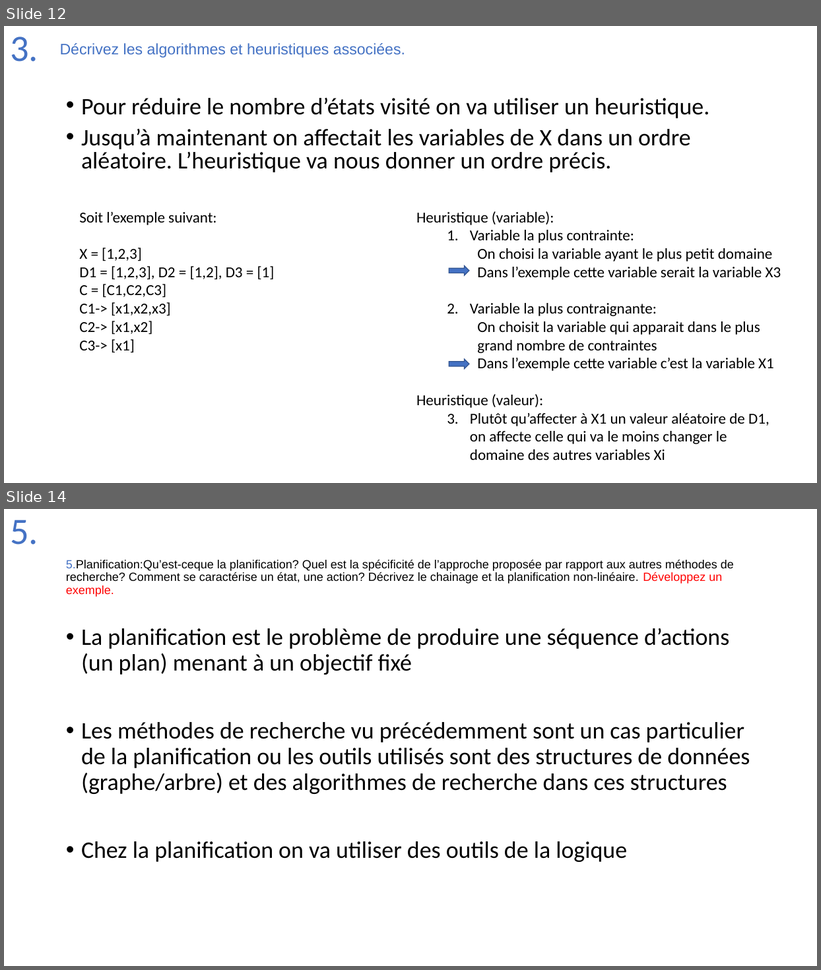
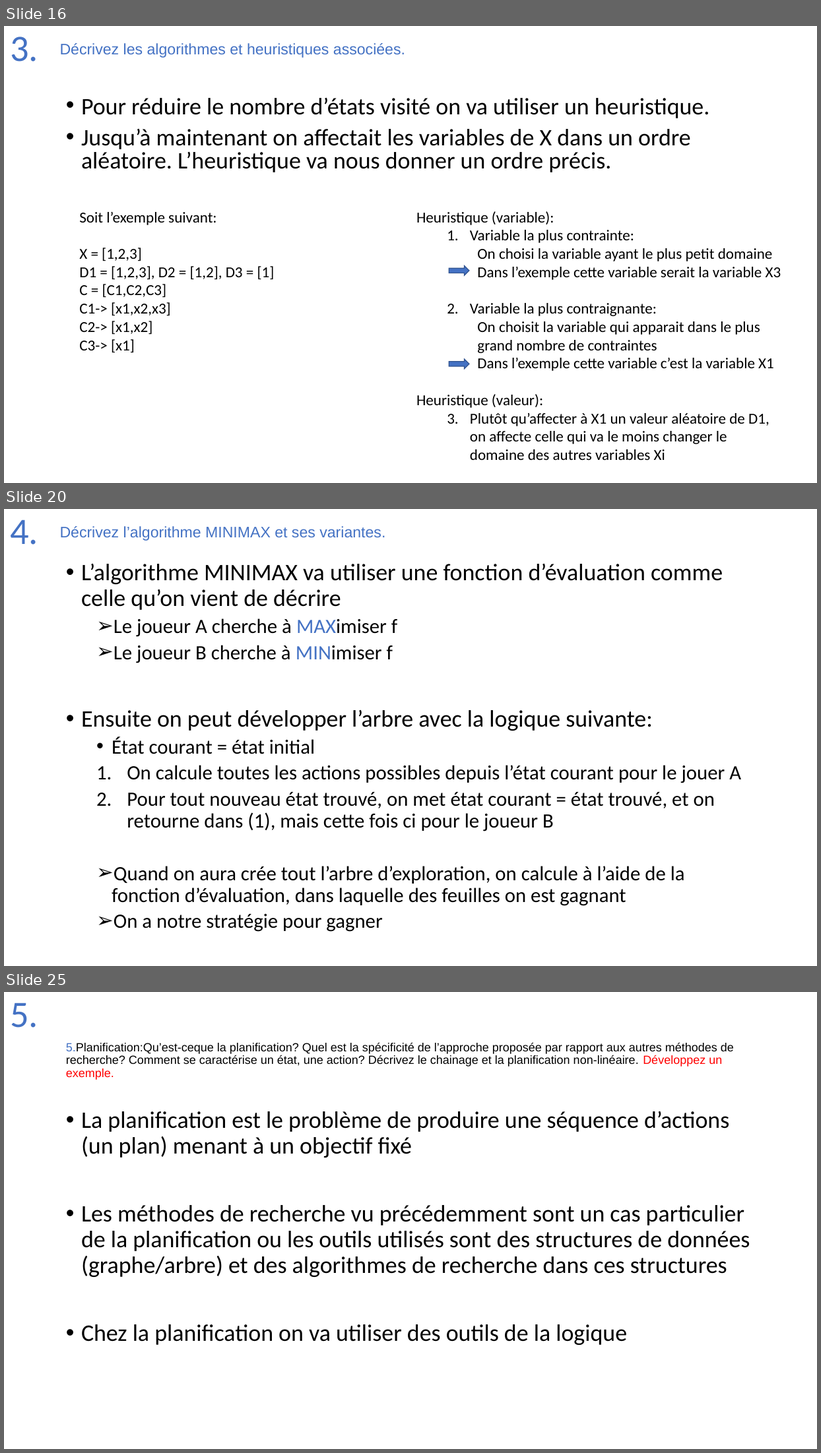
Before and after one commit to Joao-Quinta/Uni3eme, a slide deck: intelligenceArtificielle/Intelligence_artificielle_exam.pptx. Shown one above the other, each under a label of ours: slides 12 and 14 before the commit, slides 16, 20 and 25 after it; the slides between them are not shown. The pictures are 821x970 and 821x1453 pixels, drawn with LibreOffice and Linux fonts; fonts in the diff are those of the drawing. Boxes give left, top, right and bottom in pixels: in the first picture for what was removed or moved away, otherwise in the second. Text is boxed around its words. In the diff, an @@ line names an element or a change of style, - is before the commit and + after.

```diff
--- a/intelligenceArtificielle/Intelligence_artificielle_exam.pptx
+++ b/intelligenceArtificielle/Intelligence_artificielle_exam.pptx
@@ slide 20 added at [4, 509, 817, 966], background #FFFFFF @@
@@ title added at [10, 520, 38, 545], 44 pt, text #4472C4 @@
+4.
@@ text added at [60, 526, 385, 541], 18 pt, text #4472C4 @@
+Décrivez l’algorithme MINIMAX et ses variantes.
@@ text added at [81, 563, 741, 932], 24 pt, text #000000 @@
+• L’algorithme MINIMAX va utiliser une fonction d’évaluation comme celle qu’on vient de décrire
+  ➢ Le joueur A cherche à MAXimiser f
+  ➢ Le joueur B cherche à MINimiser f
+• Ensuite on peut développer l’arbre avec la logique suivante:
+  • État courant = état initial
+  1. On calcule toutes les actions possibles depuis l’état courant pour le jouer A
+  2. Pour tout nouveau état trouvé, on met état courant = état trouvé, et on retourne dans (1), mais cette fois ci pour le joueur B
+  ➢ Quand on aura crée tout l’arbre d’exploration, on calcule à l’aide de la fonction d’évaluation, dans laquelle des feuilles on est gagnant
+  ➢ On a notre stratégie pour gagner
@@ what was slide 12 is now slide 16 @@
@@ what was slide 14 is now slide 25 @@
```
Also in this commit, not shown: 5 slides changed, 12 other slides added.
